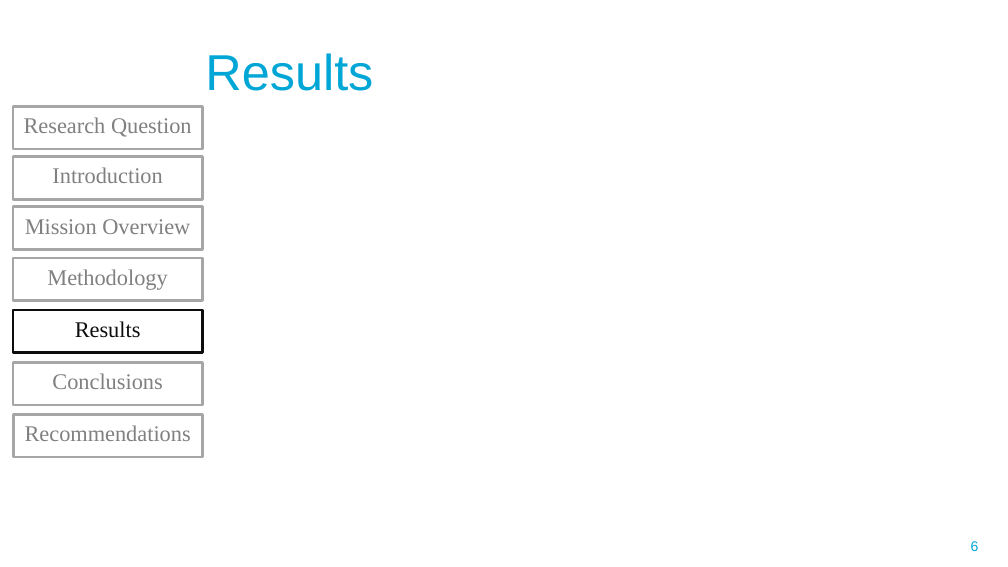
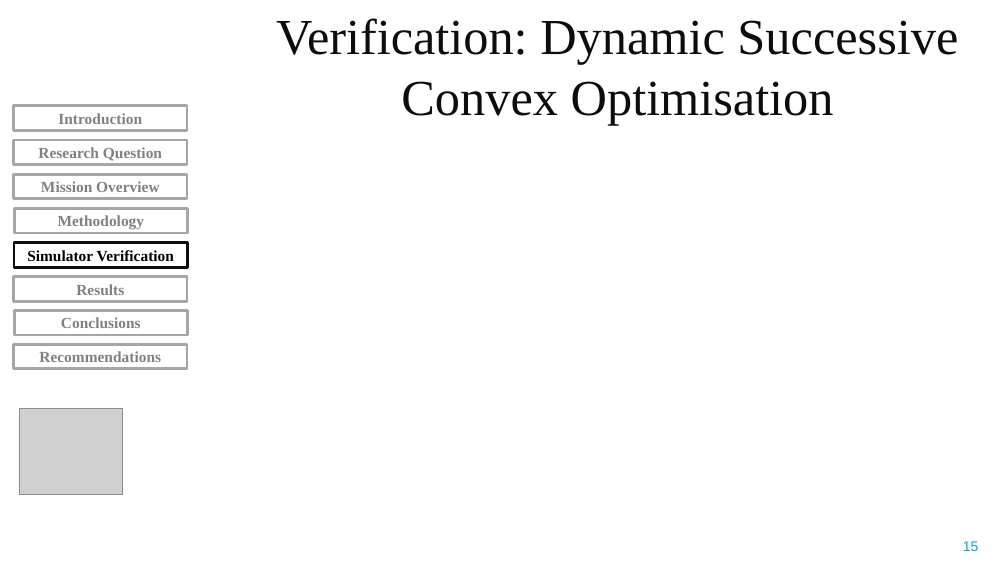
Before and after one commit to ShriyaH/Thesis, a slide deck: slide 15 of defense_presentation.pptx (slide 6 before the commit). Drawn at 1008x567 pixels with LibreOffice and Linux fonts; fonts in the diff are those of the drawing; grey boxes stand for pictures; background and template pictures are left out. Boxes give left, top, right and bottom in pixels: in the first picture for what was removed or moved away, otherwise in the second. Text is boxed around its words. In the diff, an @@ line names an element or a change of style, - is before the commit and + after.

```diff
--- a/defense_presentation.pptx
+++ b/defense_presentation.pptx
@@ text added at <box>276,18,958,125</box>, 36 pt, text #0D0D0D @@
+Verification: Dynamic Successive Convex Optimisation
@@ title removed at <box>205,53,373,91</box> @@
-Results
@@ rectangle "Introduction": place and size @@
-rectangle "Introduction" at <box>13,156,203,200</box>
+rectangle "Introduction" at <box>14,106,187,130</box>
@@ rectangle "Research Question": place and size @@
-rectangle "Research Question" at <box>13,106,203,149</box>
+rectangle "Research Question" at <box>14,140,187,164</box>
@@ rectangle "Mission Overview": place and size @@
-rectangle "Mission Overview" at <box>13,207,203,250</box>
+rectangle "Mission Overview" at <box>14,174,187,199</box>
@@ rectangle "Methodology": place and size @@
-rectangle "Methodology" at <box>13,258,203,301</box>
+rectangle "Methodology" at <box>14,209,187,233</box>
@@ rectangle added at <box>14,243,187,267</box>, outline #0D0D0D 2 pt, 11 pt, text #000000, bold @@
+Simulator Verification
@@ rectangle "Results": place and size @@
-rectangle "Results" at <box>13,310,203,354</box>
+rectangle "Results" at <box>14,277,187,301</box>
@@ rectangle "Results" at <box>14,277,187,301</box>: size 16 to 11 pt, text colour #0D0D0D to #808080, bold on; less space between paragraphs; vertical alignment top to middle; outline #0D0D0D 2 pt to #A6A6A6 2 pt @@
@@ rectangle "Conclusions": place and size @@
-rectangle "Conclusions" at <box>13,362,203,405</box>
+rectangle "Conclusions" at <box>14,310,187,335</box>
@@ size 16 to 11 pt, bold on; less space between paragraphs; vertical alignment top to middle in 6 elements at <box>14,140,187,164</box>, <box>14,174,187,199</box>, <box>14,209,187,233</box>, <box>14,106,187,130</box>, <box>14,310,187,335</box>, <box>14,344,187,368</box> @@
@@ rectangle "Recommendations": place and size @@
-rectangle "Recommendations" at <box>13,414,203,458</box>
+rectangle "Recommendations" at <box>14,344,187,368</box>
@@ picture added at <box>20,408,123,494</box> @@
@@ page number at <box>963,541,979,551</box>: text changed @@
-6
+15
```
Also in this commit, not shown: 8 other slides changed, 22 slides added, 26 slides removed, 3 other files.
